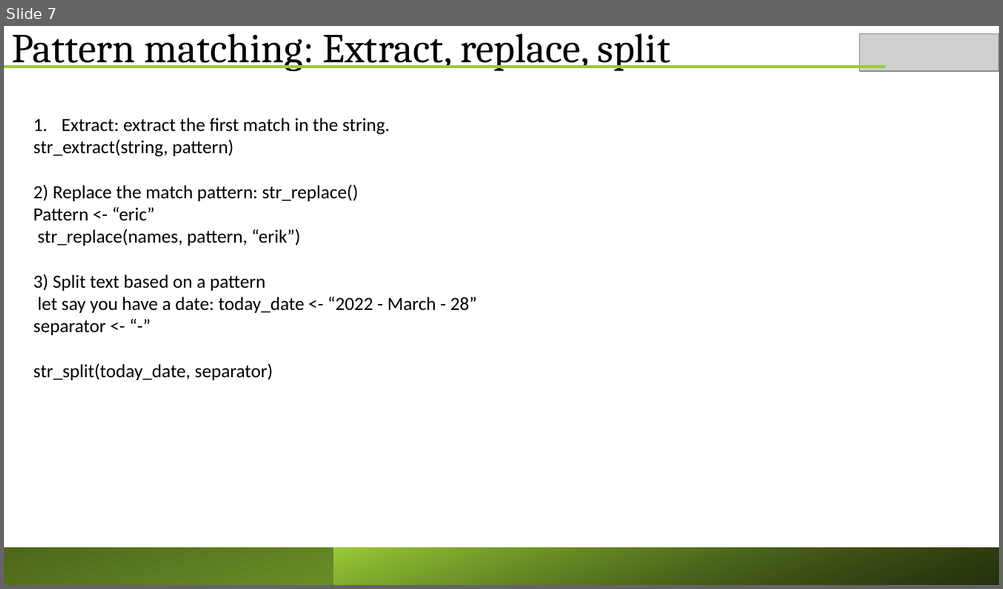
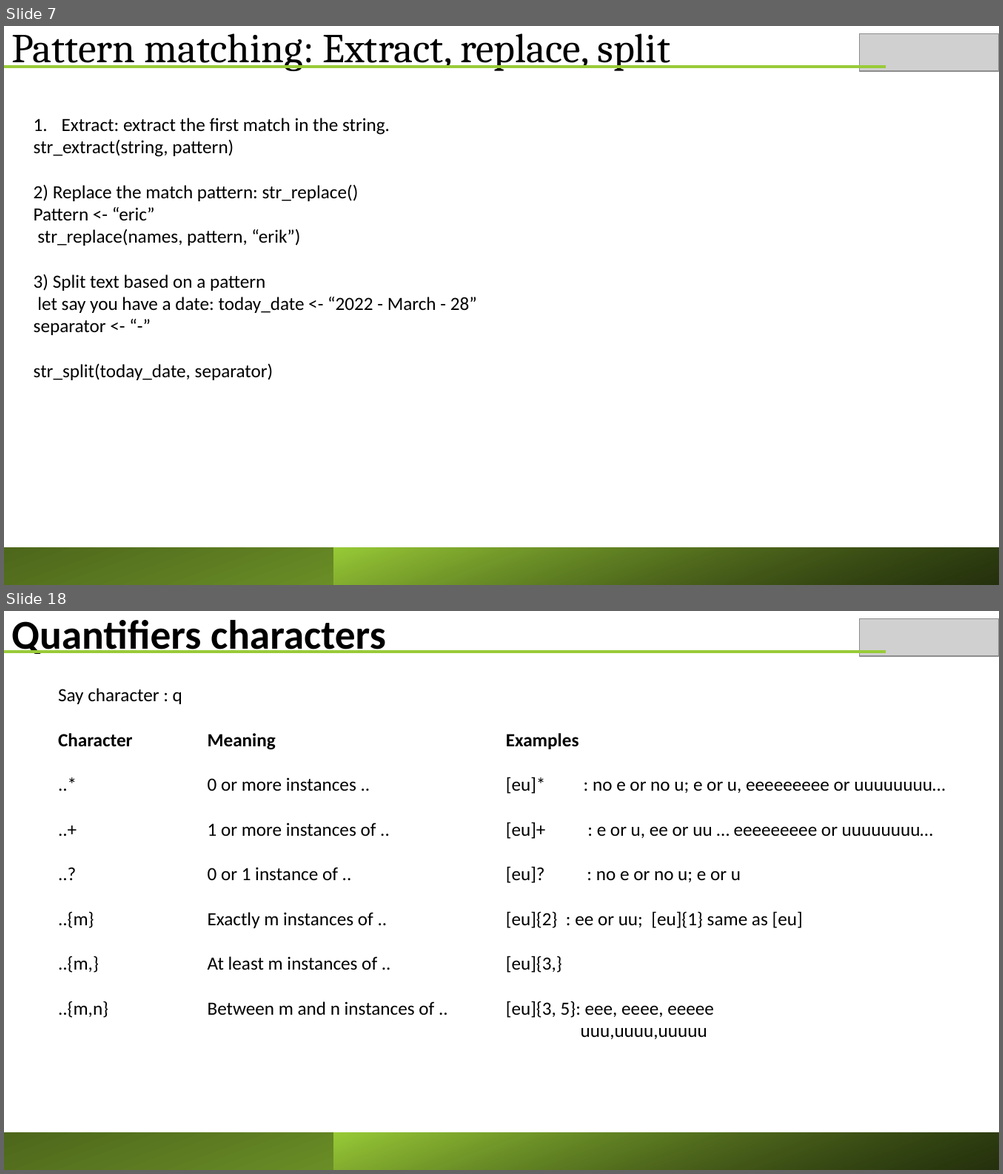
Before and after one commit to ericasare1/Data_Smart_Science, a slide deck: R/AdvancedR/wk6/Working_with_texts.pptx. Shown one above the other, each under a label of ours: slide 7 before the commit, slides 7 and 18 after it; the slides between them are not shown. The pictures are 1003x589 and 1003x1174 pixels, drawn with LibreOffice and Linux fonts; fonts in the diff are those of the drawing; grey boxes stand for pictures. Boxes give left, top, right and bottom in pixels: in the first picture for what was removed or moved away, otherwise in the second. Text is boxed around its words. In the diff, an @@ line names an element or a change of style, - is before the commit and + after.

```diff
--- a/R/AdvancedR/wk6/Working_with_texts.pptx
+++ b/R/AdvancedR/wk6/Working_with_texts.pptx
@@ slide 18 added at <box>4,611,999,1170</box>, background #FFFFFF @@
@@ text added at <box>11,620,386,654</box>, 39.6 pt, text #000000, bold @@
+Quantifiers characters
@@ picture added at <box>859,619,999,657</box> @@
@@ line added from (4, 651) to (885, 651), #99CB38 3 pt @@
@@ text added at <box>58,688,945,1039</box>, 18 pt, text #000000 @@
+Say character : q
+Character Meaning Examples
+..* 0 or more instances .. [eu]* : no e or no u; e or u, eeeeeeeee or uuuuuuuu…
+..+ 1 or more instances of .. [eu]+ : e or u, ee or uu … eeeeeeeee or uuuuuuuu…
+..? 0 or 1 instance of .. [eu]? : no e or no u; e or u
+..{m} Exactly m instances of .. [eu]{2} : ee or uu; [eu]{1} same as [eu]
+..{m,} At least m instances of .. [eu]{3,}
+..{m,n} Between m and n instances of .. [eu]{3, 5}: eee, eeee, eeeee
+uuu,uuuu,uuuuu
@@ rectangle added at <box>4,1133,999,1170</box>, fill gradient #99CB38 to #4D671B @@
@@ rectangle added at <box>334,1133,999,1170</box>, fill gradient #000000 to #99CB38 @@
```
Also in this commit, not shown: 10 other slides added, 1 other file.
